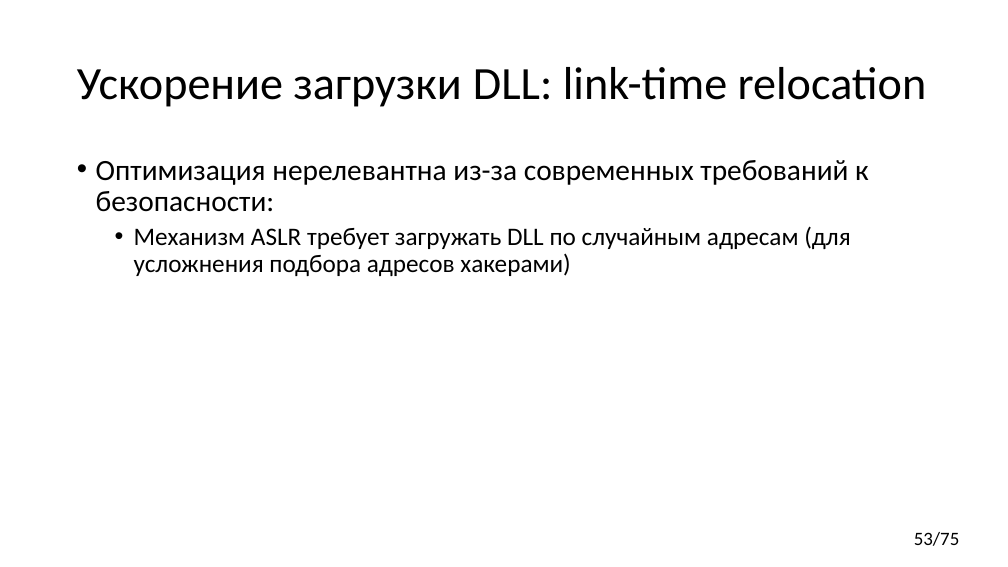
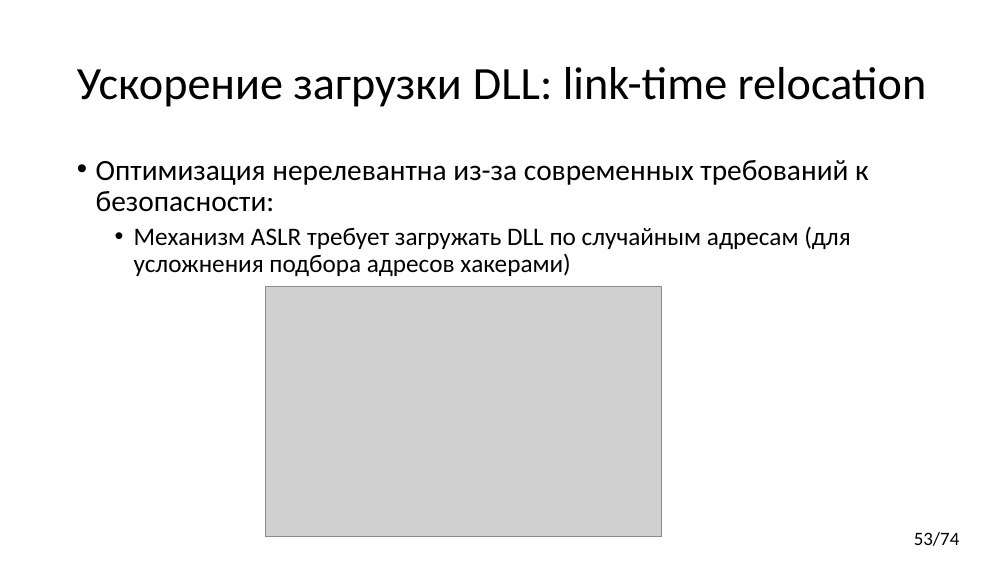
Before and after one commit to yugr/CppRussia, a slide deck: slide 53 of 2024/RU.pptx. Drawn at 1008x567 pixels with LibreOffice and Linux fonts; fonts in the diff are those of the drawing; grey boxes stand for pictures. Boxes give left, top, right and bottom in pixels: in the first picture for what was removed or moved away, otherwise in the second. Text is boxed around its words. In the diff, an @@ line names an element or a change of style, - is before the commit and + after.

```diff
--- a/2024/RU.pptx
+++ b/2024/RU.pptx
@@ picture added at bbox=[265, 287, 662, 537] @@
@@ page number at bbox=[914, 532, 960, 546]: text changed @@
-53/75
+53/74
```
Also in this commit, not shown: 5 other slides changed.
